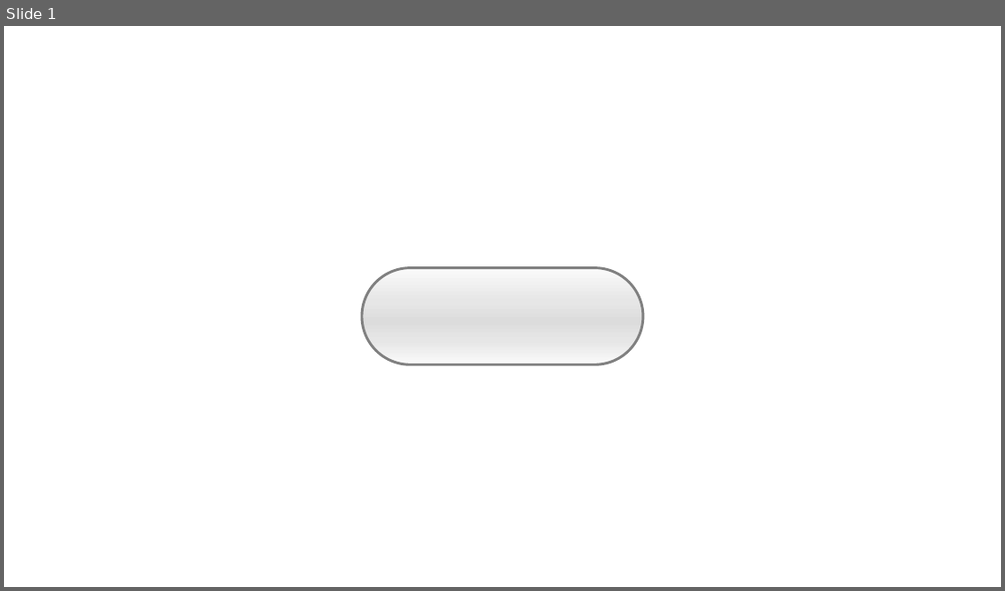
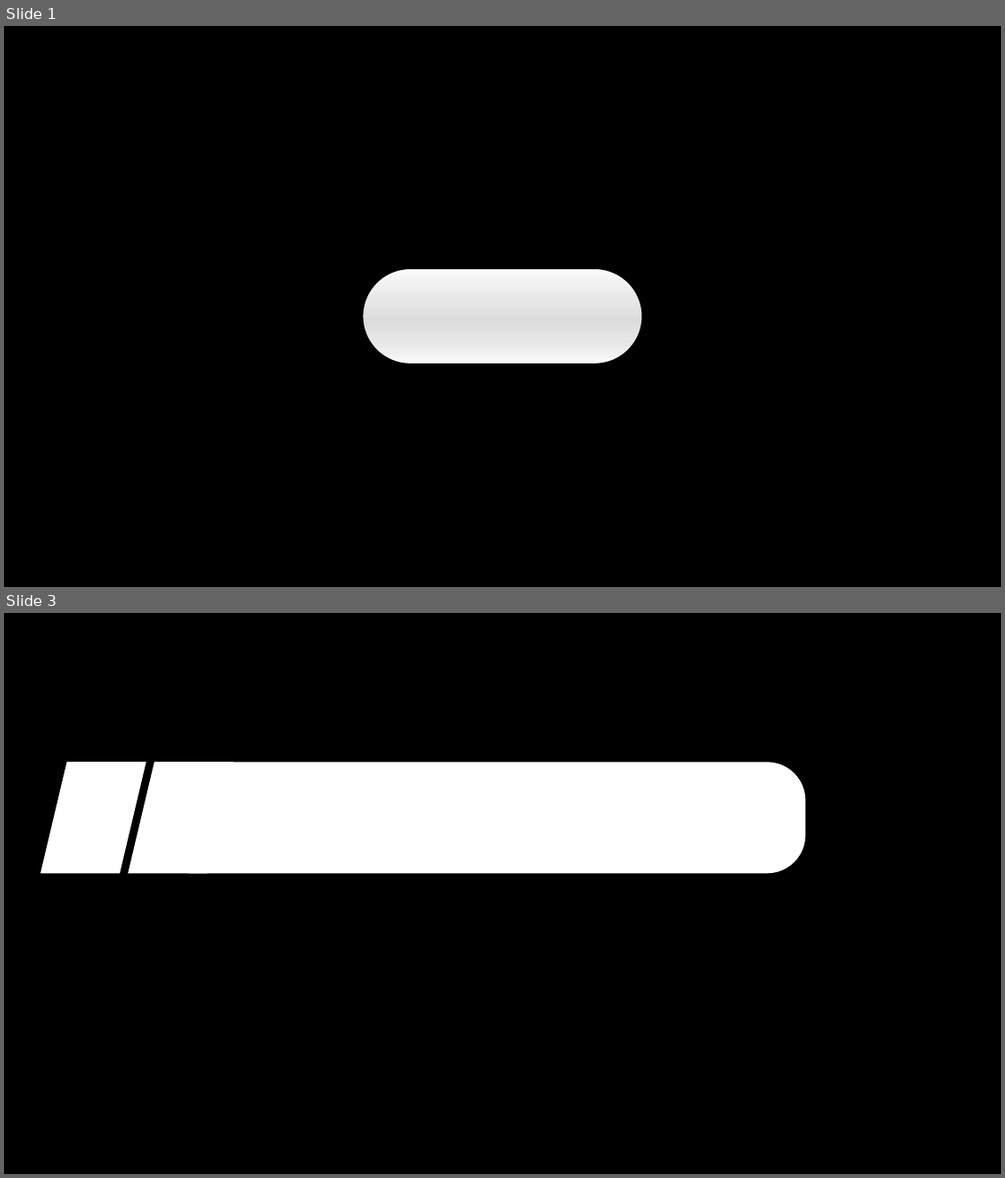
Before and after one commit to YuukiReiya/RhythmGame, a slide deck: resource.pptx. Shown one above the other, each under a label of ours: slide 1 before the commit, slides 1 and 3 after it; the slides between them are not shown. The pictures are 1005x591 and 1005x1178 pixels, drawn with LibreOffice and Linux fonts; fonts in the diff are those of the drawing. Boxes give left, top, right and bottom in pixels: in the first picture for what was removed or moved away, otherwise in the second. Text is boxed around its words. In the diff, an @@ line names an element or a change of style, - is before the commit and + after.

```diff
--- a/resource.pptx
+++ b/resource.pptx
@@ slide 3 added at (4,613,1001,1174), background #000000 @@
@@ parallelogram added at (40,762,146,873), fill #FFFFFF @@
@@ parallelogram added at (128,762,234,873), fill #FFFFFF @@
@@ rounded rectangle added at (152,762,806,873), fill #FFFFFF @@
@@ slide 1 changed as well @@
@@ background #FFFFFF to #000000 @@
@@ rounded rectangle at (362,267,643,364): outline #808080 2.5 pt to #000000 2.5 pt @@
```
Also in this commit, not shown: 1 other slide added.
